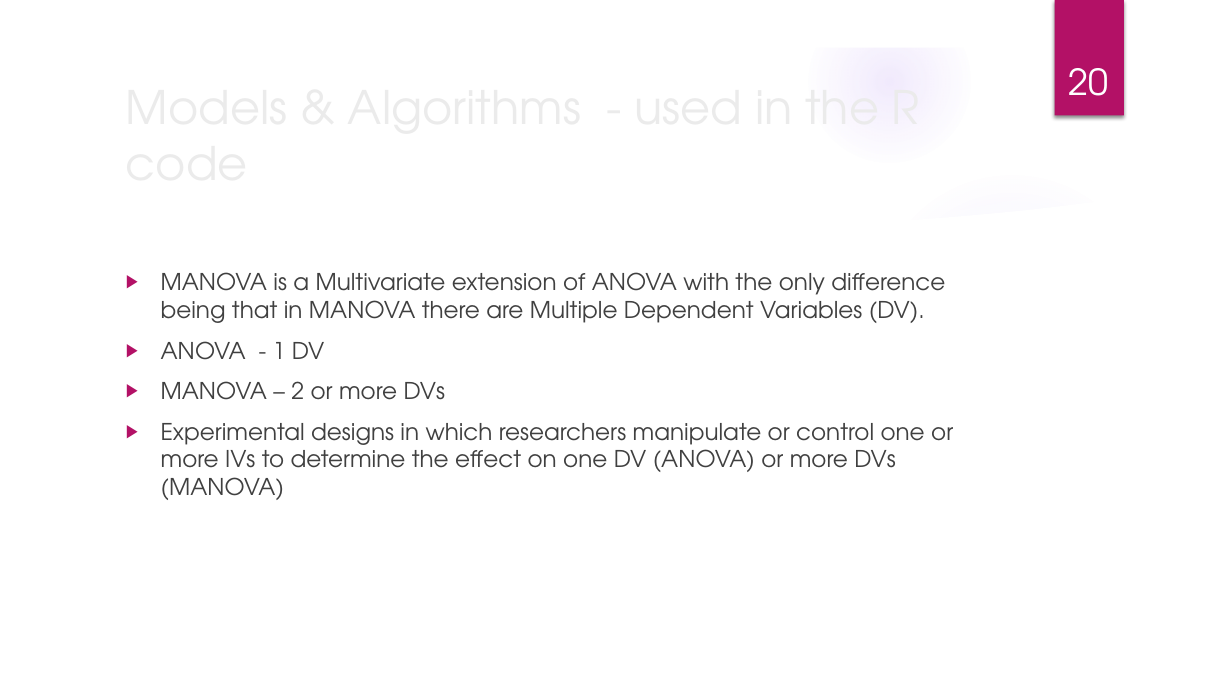
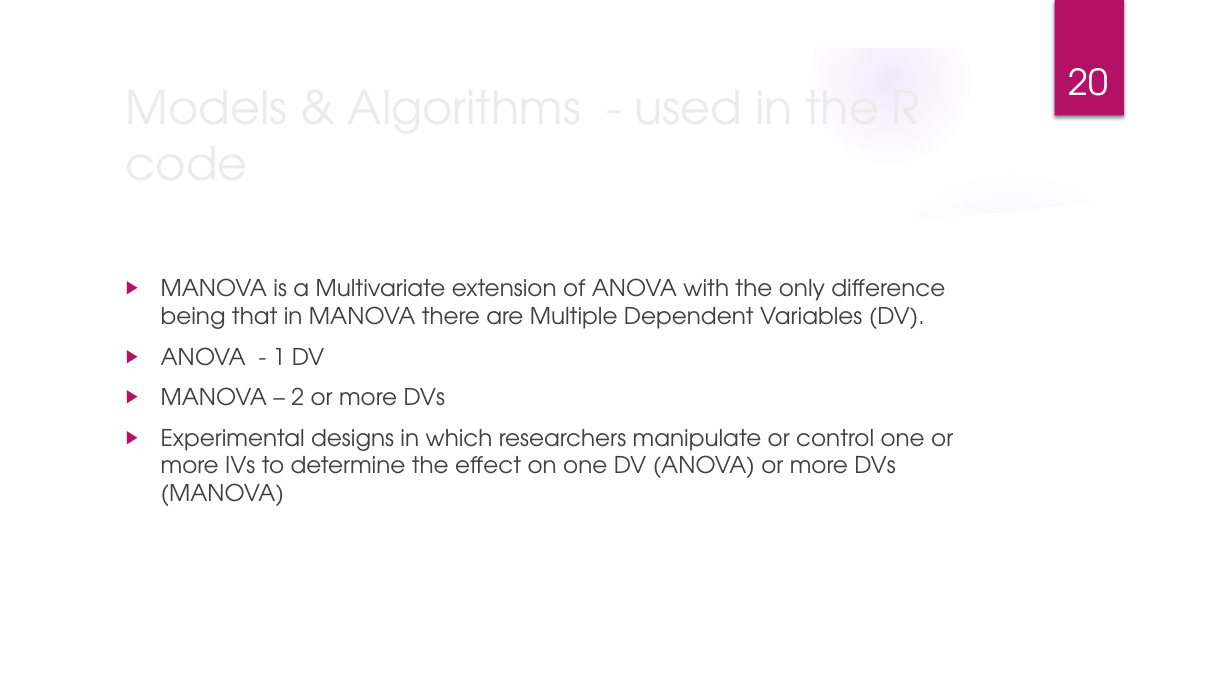
Before and after one commit to elkinst65/QTW_08, a slide deck: slide 20 of infographic.pptx. Drawn at 1232x693 pixels with LibreOffice and Linux fonts; fonts in the diff are those of the drawing; background and template pictures are left out. Boxes give left, top, right and bottom in pixels: in the first picture for what was removed or moved away, otherwise in the second. Text is boxed around its words. In the diff, an @@ line names an element or a change of style, - is before the commit and + after.

```diff
--- a/infographic.pptx
+++ b/infographic.pptx
@@ text "MANOVA is a Multivariate extension ...": place and size @@
-text "MANOVA is a Multivariate extension ..." at bbox=[161, 272, 953, 500]
+text "MANOVA is a Multivariate extension ..." at bbox=[161, 278, 953, 506]
```
Also in this commit, not shown: 8 other slides changed.
